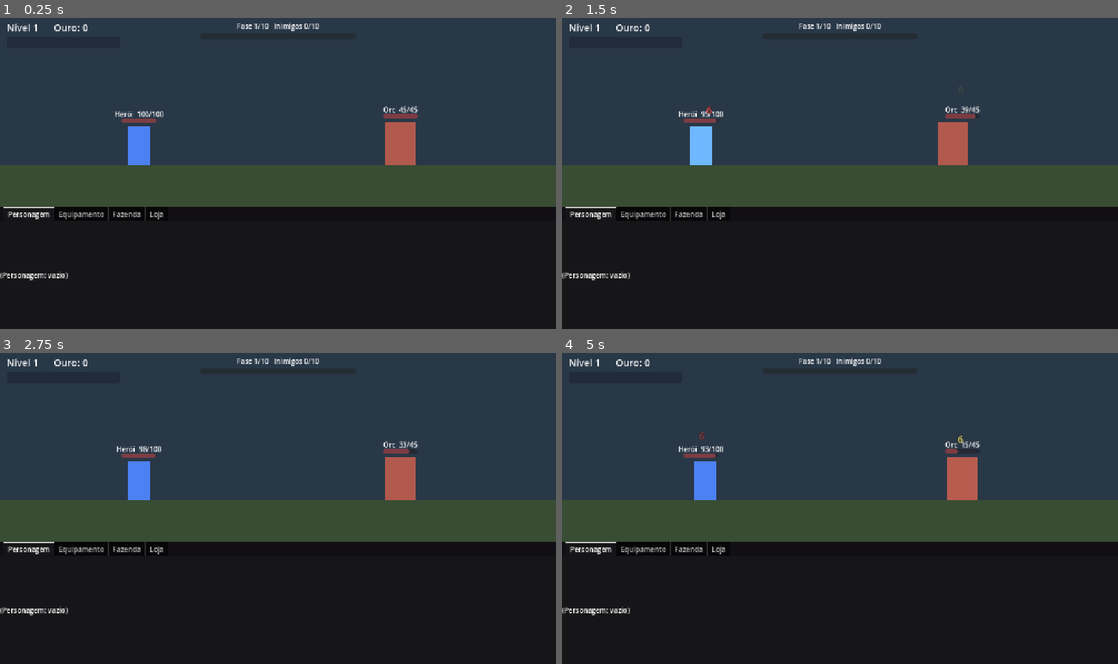
Above: before the commit, frames 1-4 (two rows, left to right).
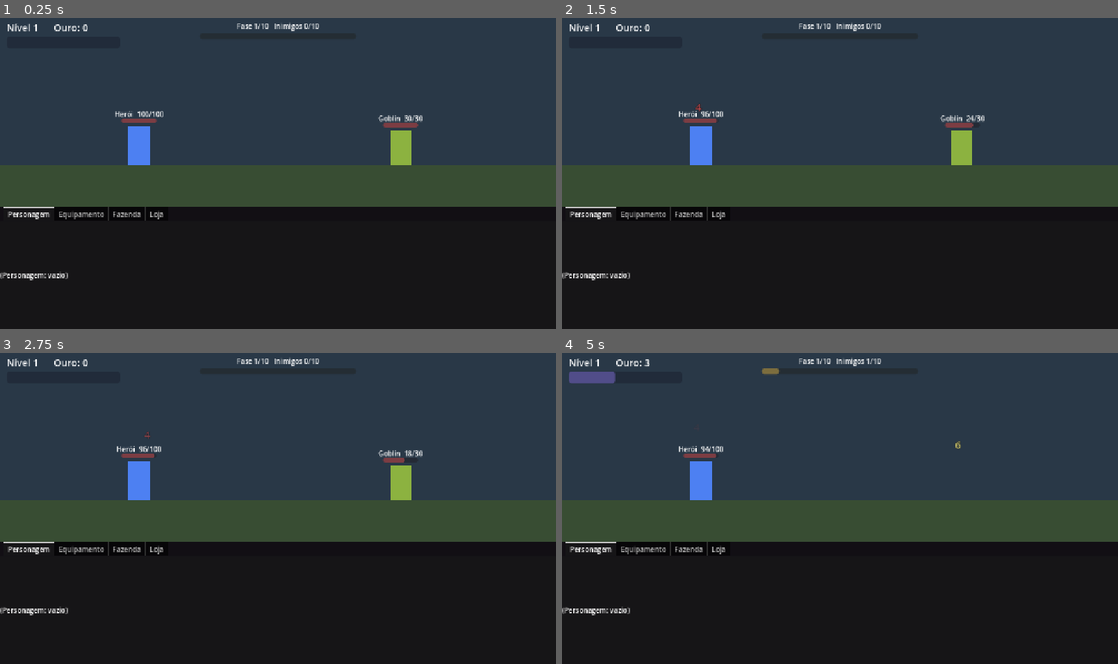
Above: after the commit, the same moments.

Repository: koenigkan12/reencarnei-fazendeiro
Game: Godot game, scene res://main.tscn
Two runs of this game, one before a commit and one after it. Both use one fixed random seed, a clock stepped at 60 frames per second and the inputs below.
Inputs:
- Up to frame 1 (0.25 s): no input
- Up to frame 2 (1.5 s): no input
- Up to frame 3 (2.75 s): no input
- Up to frame 4 (5 s): no input

The runs differ from the first frame. In frame 1, 1.0% of the frame differs, in the area x 68-76%, y 28-48%; in frame 2, 1.6%, in the area x 23-76%, y 27-48%; in frame 3, 1.0%; in frame 4, 1.5%.

Commit message:
Aba Fazenda troca a tela de cima (placeholder) com batalha rodando por tras

Diff:
--- a/scripts/main.gd
+++ b/scripts/main.gd
@@ -7,6 +7,8 @@
 const Batalha := preload("res://scripts/batalha.gd")
 
 var batalha: Control
+var fazenda: Control
+var _indicador: Label
 
 func _ready() -> void:
 	var raiz := VBoxContainer.new()
@@ -14,8 +16,20 @@
 	raiz.add_theme_constant_override("separation", 0)
 	add_child(raiz)
 
-	raiz.add_child(_cria_area_batalha())
-	raiz.add_child(_cria_painel_abas())
+	var topo := Control.new()
+	topo.size_flags_vertical = Control.SIZE_EXPAND_FILL
+	topo.clip_contents = true
+	raiz.add_child(topo)
+	var a := _cria_area_batalha()
+	a.set_anchors_preset(Control.PRESET_FULL_RECT)
+	topo.add_child(a)
+	fazenda = _cria_fazenda()
+	fazenda.set_anchors_preset(Control.PRESET_FULL_RECT)
+	fazenda.visible = false
+	topo.add_child(fazenda)
+	var abas := _cria_painel_abas()
+	abas.tab_changed.connect(_troca_aba)
+	raiz.add_child(abas)
 
 	if "--teste-batalha" in OS.get_cmdline_user_args():
 		_roda_teste()
@@ -26,6 +40,53 @@
 	batalha.name = "AreaBatalha"
 	batalha.size_flags_vertical = Control.SIZE_EXPAND_FILL
 	return batalha
+# A tela de cima acompanha a aba: Fazenda mostra a fazenda, as outras mostram a batalha.
+# A batalha continua rodando escondida (e idle).
+func _troca_aba(indice: int) -> void:
+	var na_fazenda: bool = ABAS[indice] == "Fazenda"
+	fazenda.visible = na_fazenda
+	batalha.visible = not na_fazenda
+
+# Placeholder estatico da fazenda (arte real depois).
+func _cria_fazenda() -> Control:
+	var raiz := ColorRect.new()
+	raiz.name = "AreaFazenda"
+	raiz.color = Color(0.45, 0.68, 0.9)
+	var grama := ColorRect.new()
+	grama.color = Color(0.36, 0.6, 0.28)
+	grama.set_anchors_preset(Control.PRESET_BOTTOM_WIDE)
+	grama.anchor_top = 0.35
+	grama.offset_top = 0
+	grama.offset_bottom = 0
+	raiz.add_child(grama)
+	var canteiros := GridContainer.new()
+	canteiros.columns = 4
+	canteiros.add_theme_constant_override("h_separation", 24)
+	canteiros.add_theme_constant_override("v_separation", 20)
+	canteiros.set_anchors_preset(Control.PRESET_CENTER)
+	canteiros.grow_horizontal = Control.GROW_DIRECTION_BOTH
+	canteiros.grow_vertical = Control.GROW_DIRECTION_BOTH
+	for i in 8:
+		var c := ColorRect.new()
+		c.custom_minimum_size = Vector2(110, 70)
+		c.color = Color(0.4, 0.27, 0.17)
+		canteiros.add_child(c)
+	raiz.add_child(canteiros)
+	var titulo := Label.new()
+	titulo.text = "Fazenda (placeholder)"
+	titulo.position = Vector2(16, 10)
+	titulo.add_theme_font_size_override("font_size", 22)
+	raiz.add_child(titulo)
+	_indicador = Label.new()
+	_indicador.position = Vector2(16, 44)
+	raiz.add_child(_indicador)
+	return raiz
+
+# Mini indicador da luta (que segue rodando) na tela da Fazenda.
+func _process(_delta: float) -> void:
+	if fazenda.visible:
+		_indicador.text = "Luta: Fase %d  |  Vida do herói %d/%d  |  Ouro %d" % [batalha.fase, batalha.heroi.vida, batalha.heroi.vida_max, batalha.ouro]
+
 func _cria_painel_abas() -> Control:
 	var abas := TabContainer.new()
 	abas.name = "PainelAbas"
Not shown, added: scripts/batalha.gd.uid
Not shown, added: scripts/cfg.gd.uid
Not shown, added: scripts/unidade.gd.uid
